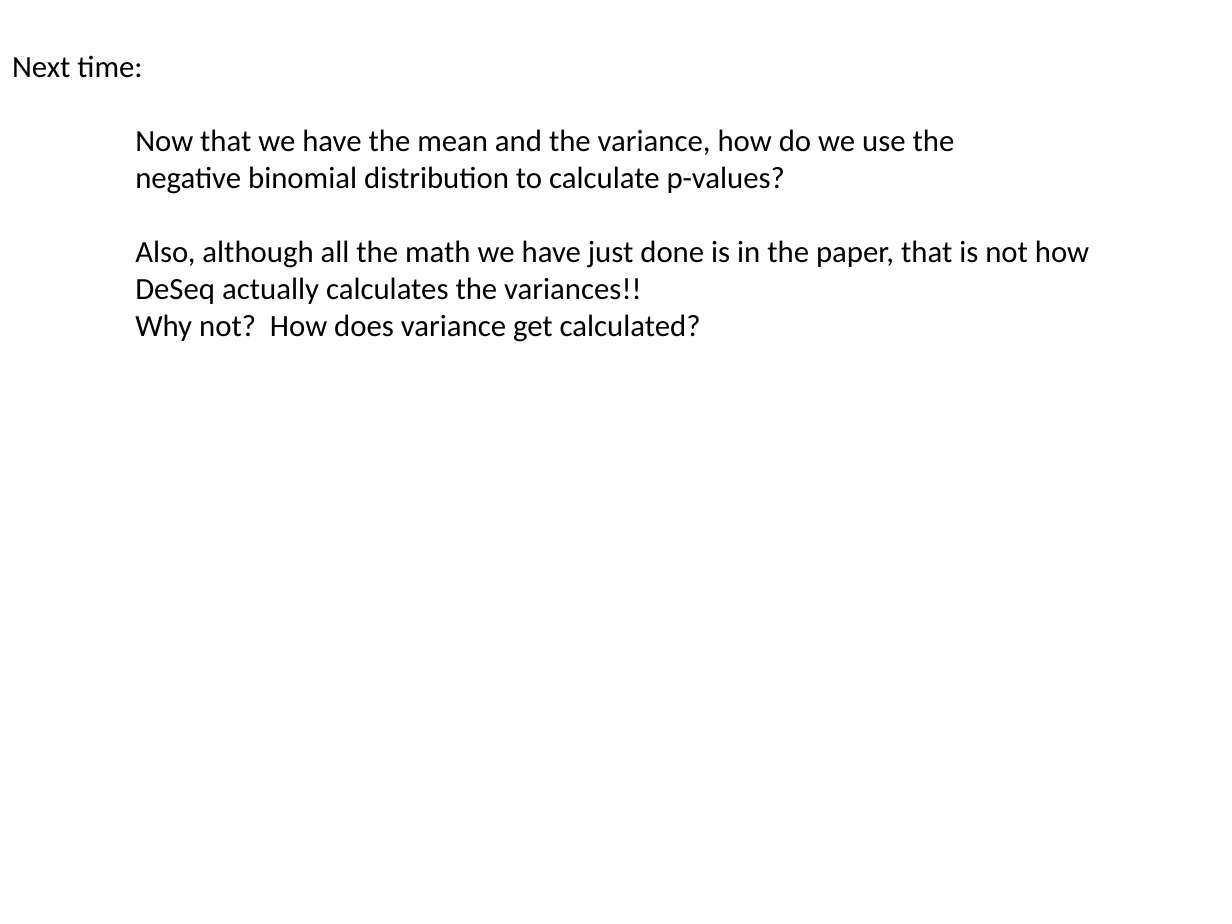
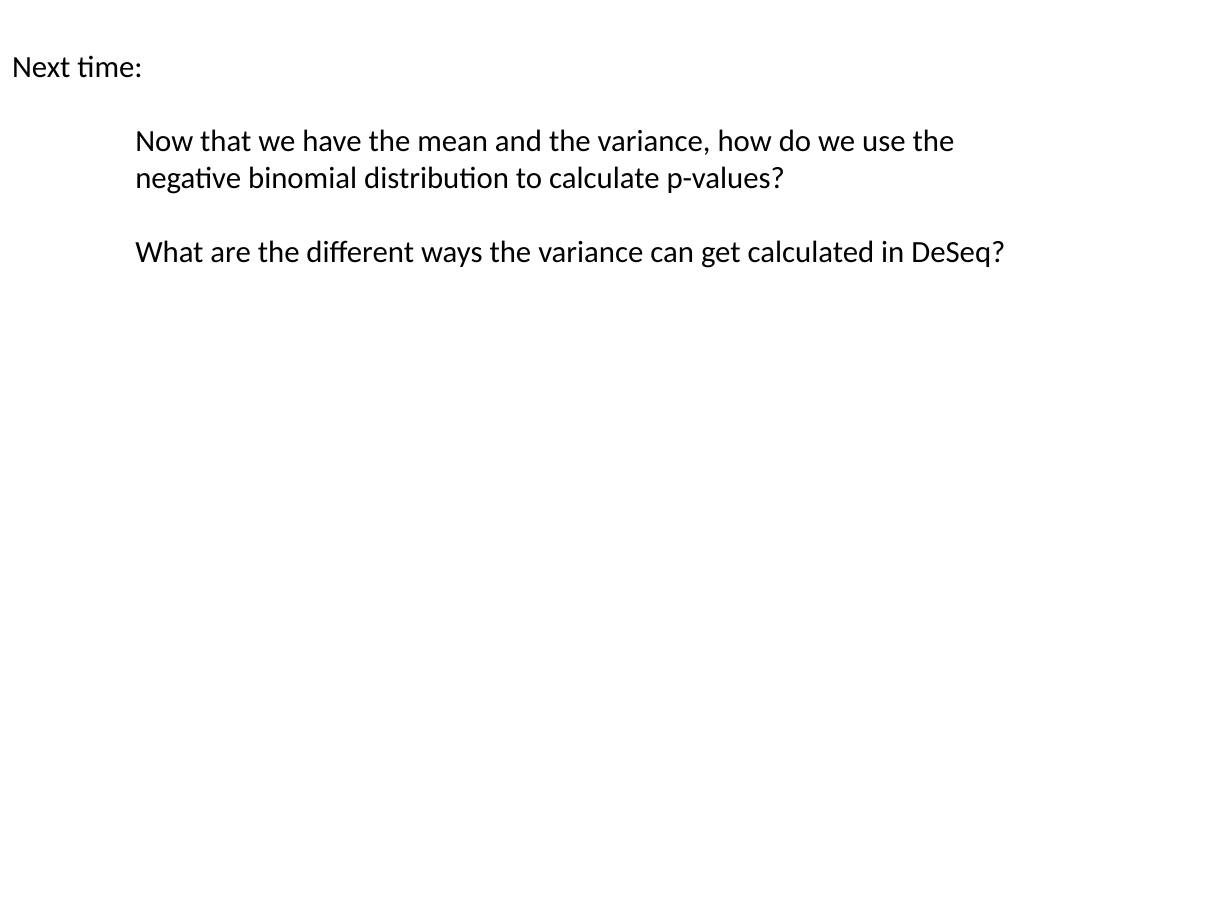
Before and after one commit to afodor/afodor.github.io, a slide deck: slide 29 of classes/stats2015/Lecture10.pptx (slide 36 before the commit). Drawn at 1232x924 pixels with LibreOffice and Linux fonts; fonts in the diff are those of the drawing. Boxes give left, top, right and bottom in pixels: in the first picture for what was removed or moved away, otherwise in the second. Text is boxed around its words. In the diff, an @@ line names an element or a change of style, - is before the commit and + after.

Commit message:
lecture 11

```diff
--- a/classes/stats2015/Lecture10.pptx
+++ b/classes/stats2015/Lecture10.pptx
@@ text at (x1=135, y1=240, x2=1005, y2=268): text changed @@
-Also, although all the math we have just done is in the paper, that is not how
-DeSeq actually calculates the variances!!
-Why not? How does variance get calculated?
+What are the different ways the variance can get calculated in DeSeq?
```
Also in this commit, not shown: 1 other slide changed, 7 slides removed, 1 other file.
